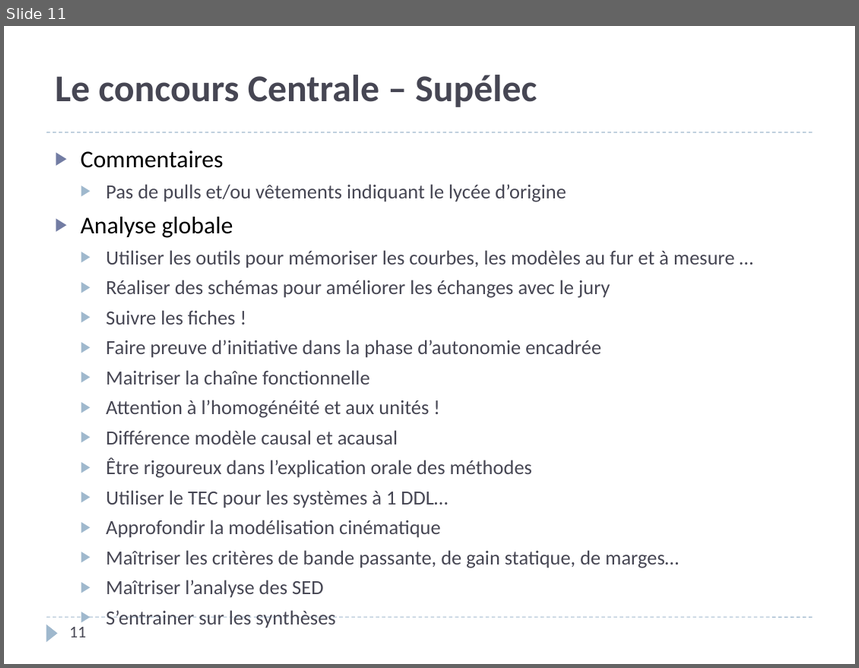
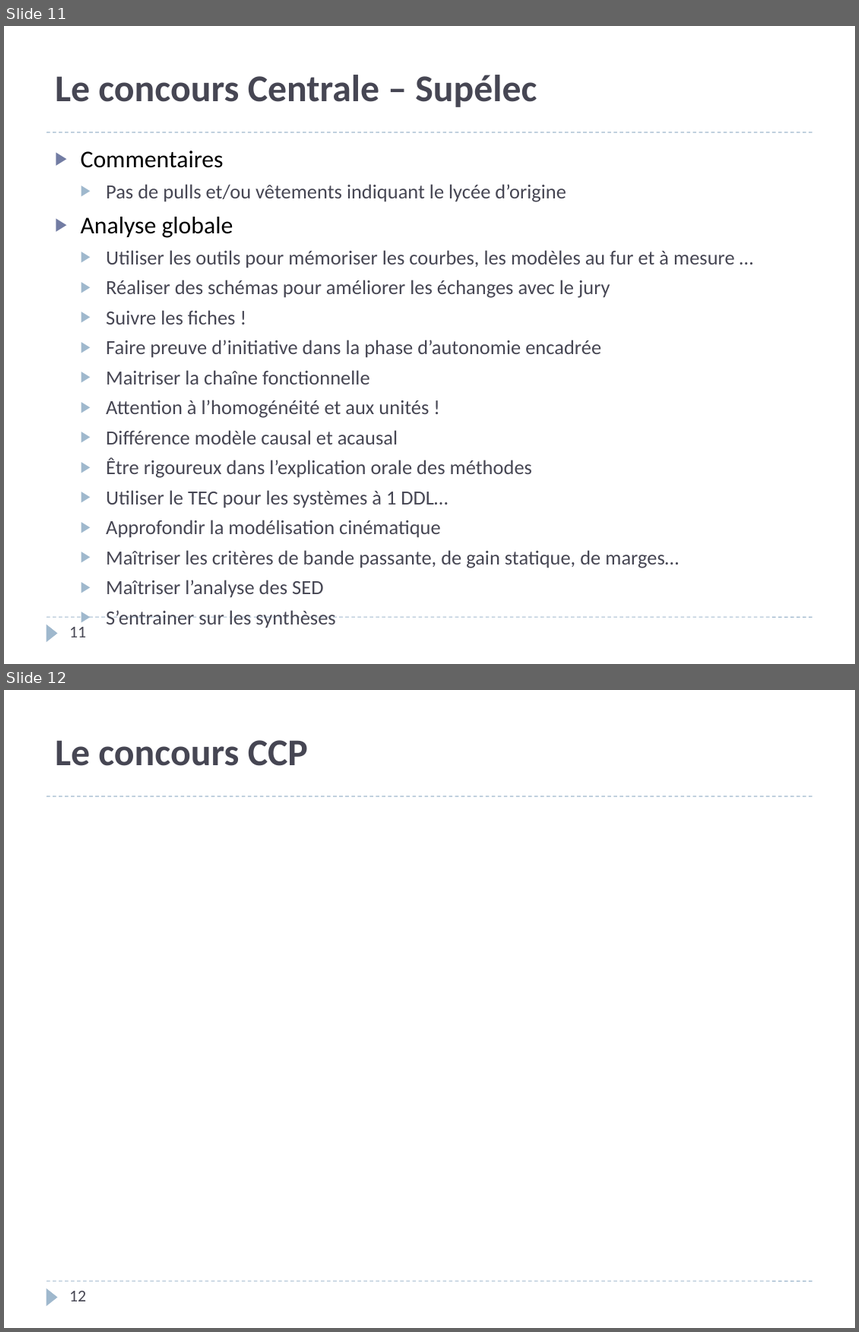
Before and after one commit to xpessoles/PSI, a slide deck: PreparationOral/PreparationOral.pptx. Shown one above the other, each under a label of ours: slide 11 before the commit, slides 11 and 12 after it. The pictures are 859x668 and 859x1332 pixels, drawn with LibreOffice and Linux fonts; fonts in the diff are those of the drawing. Boxes give left, top, right and bottom in pixels: in the first picture for what was removed or moved away, otherwise in the second. Text is boxed around its words. In the diff, an @@ line names an element or a change of style, - is before the commit and + after.

```diff
--- a/PreparationOral/PreparationOral.pptx
+++ b/PreparationOral/PreparationOral.pptx
@@ slide 12 added at (4, 690, 855, 1328), background #FFFFFF; not listed: 3 template elements that a slide beside it also shows @@
@@ title added at (55, 740, 308, 766), 32 pt, text #464653, bold @@
+Le concours CCP
@@ page number added at (69, 1291, 86, 1302), 14 pt, text #464653 @@
+12
```
Also in this commit, not shown: 3 other slides added, 2 other files.
